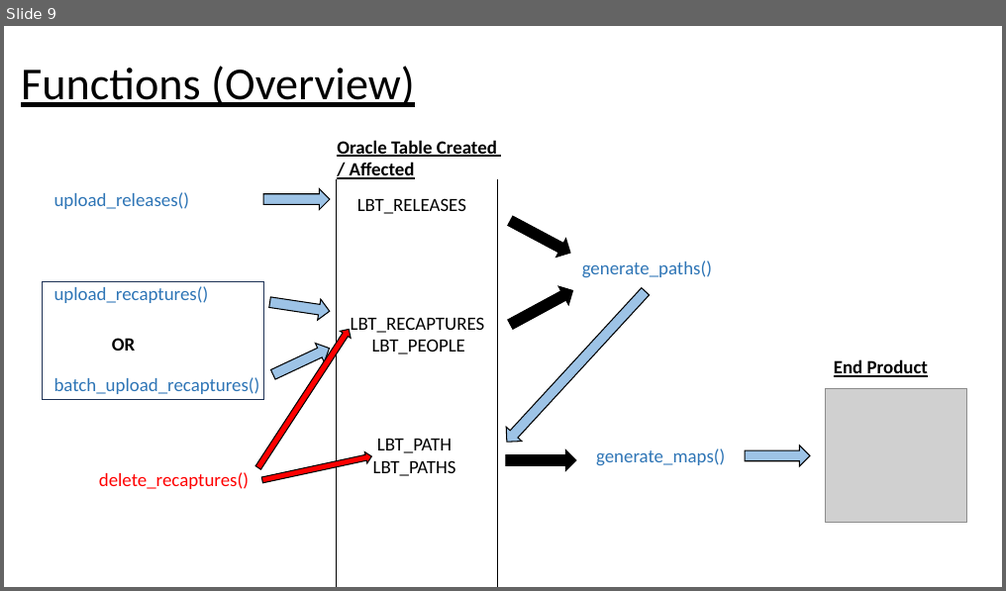
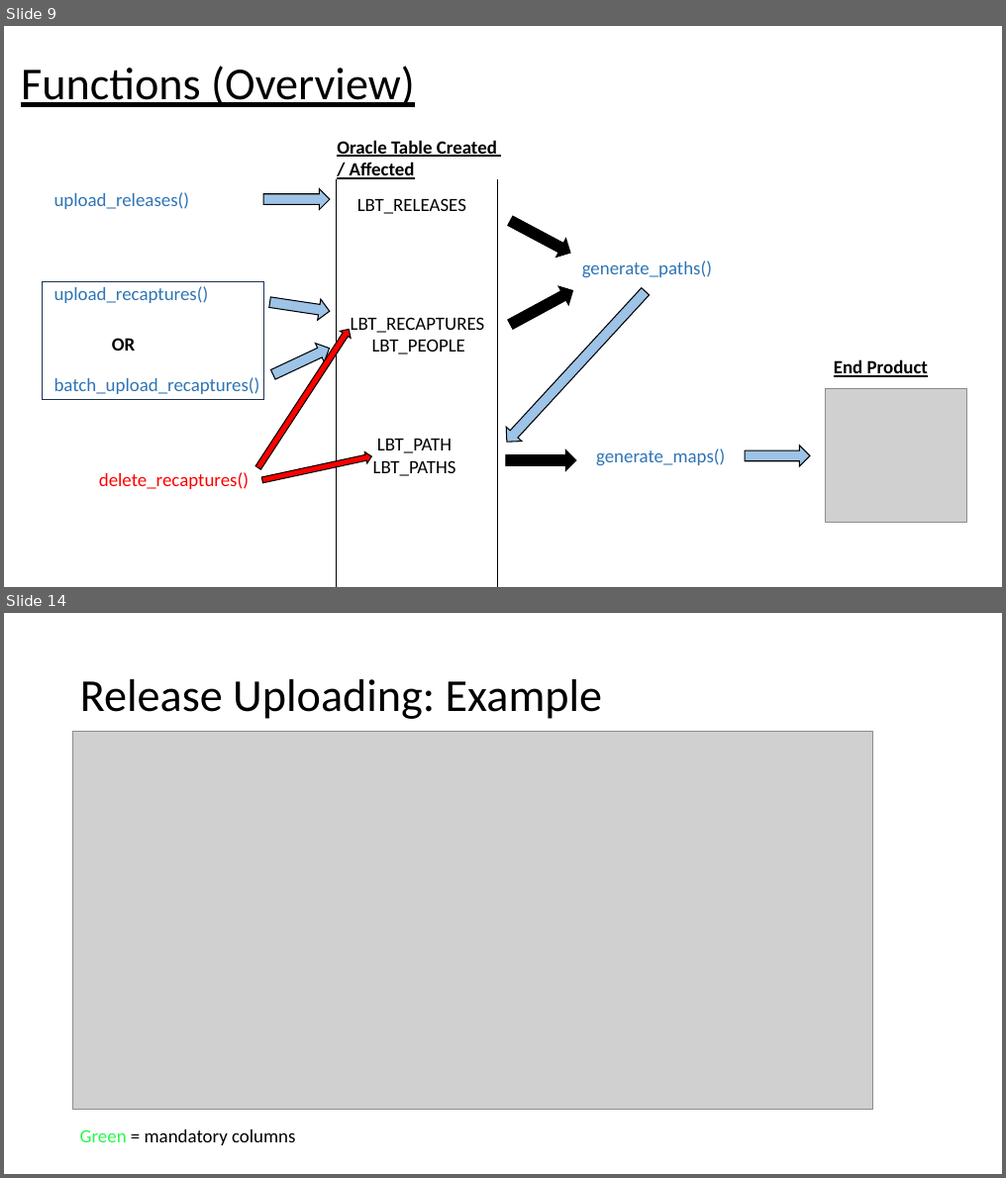
Before and after one commit to LobsterScience/LobTag2, a slide deck: app.files/user_guide.pptx. Shown one above the other, each under a label of ours: slide 9 before the commit, slides 9 and 14 after it; the slides between them are not shown. The pictures are 1006x591 and 1006x1178 pixels, drawn with LibreOffice and Linux fonts; fonts in the diff are those of the drawing; grey boxes stand for pictures. Boxes give left, top, right and bottom in pixels: in the first picture for what was removed or moved away, otherwise in the second. Text is boxed around its words. In the diff, an @@ line names an element or a change of style, - is before the commit and + after.

```diff
--- a/app.files/user_guide.pptx
+++ b/app.files/user_guide.pptx
@@ slide 14 added at [4, 613, 1002, 1174], background #FFFFFF @@
@@ title added at [80, 679, 602, 719], 44 pt, text #000000 @@
+Release Uploading: Example
@@ picture added at [73, 731, 873, 1109] @@
@@ text added at [80, 1130, 295, 1146], 18 pt, text #000000 @@
+Green = mandatory columns
```
Also in this commit, not shown: 3 slides changed, 13 other slides added, 1 other file.
